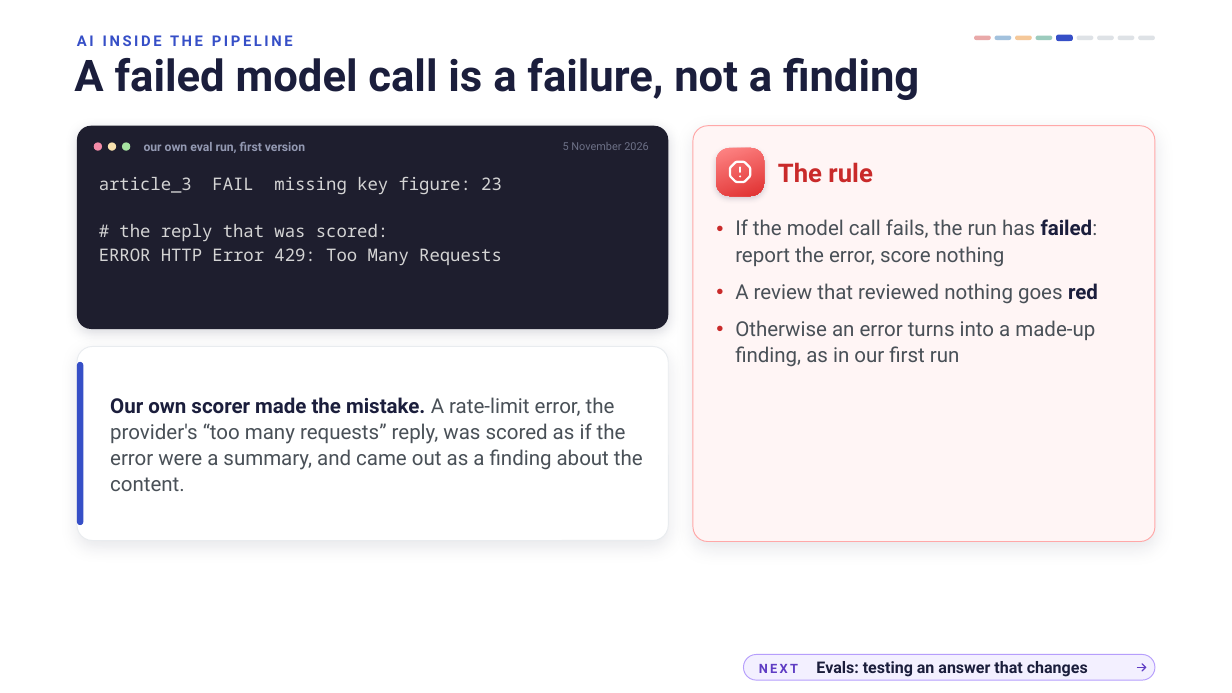
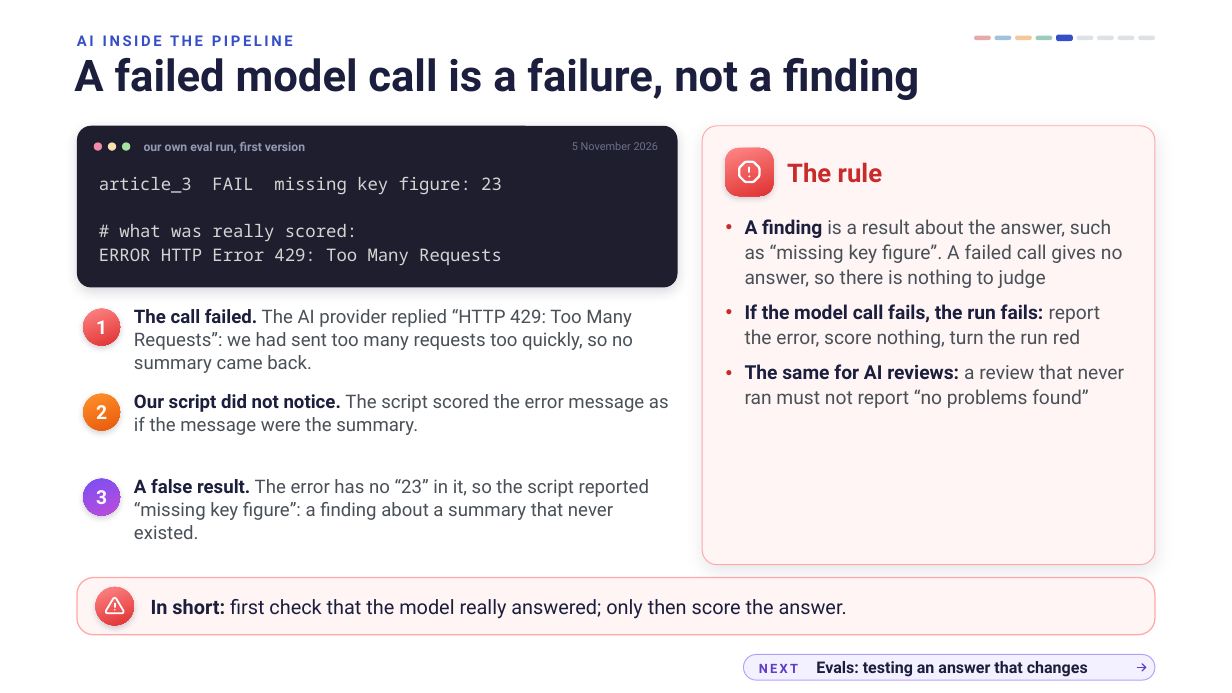
Before and after one commit to adamdurand49/Lab3, a slide deck: slide 17 of lectures-and-labs/week10/cicd-lecture.pptx (slide 16 before the commit). Drawn at 1232x693 pixels with LibreOffice and Linux fonts; fonts in the diff are those of the drawing; background and template pictures are left out. Boxes give left, top, right and bottom in pixels: in the first picture for what was removed or moved away, otherwise in the second. Text is boxed around its words. In the diff, an @@ line names an element or a change of style, - is before the commit and + after.

Commit message:
chore: update course content from the module repo

```diff
--- a/lectures-and-labs/week10/cicd-lecture.pptx
+++ b/lectures-and-labs/week10/cicd-lecture.pptx
@@ rounded rectangle: place and size @@
-rounded rectangle at (77,126,668,329)
+rounded rectangle at (77,126,677,287)
@@ rounded rectangle at (77,126,677,287): proportions changed @@
@@ text "5 November 2026": place and size @@
-text "5 November 2026" at (563,142,649,150)
+text "5 November 2026" at (572,142,659,150)
@@ rounded rectangle at (702,126,1155,565): proportions changed @@
@@ rounded rectangle: place and size @@
-rounded rectangle at (693,126,1155,542)
+rounded rectangle at (702,126,1155,565)
@@ rounded rectangle: place and size @@
-rounded rectangle at (716,148,764,196)
+rounded rectangle at (726,148,774,196)
@@ text "The rule": place and size @@
-text "The rule" at (778,162,872,183)
+text "The rule" at (787,162,882,183)
@@ freeform shape: place and size @@
-freeform shape at (726,159,753,186)
+freeform shape at (736,159,762,186)
@@ text at (119,224,357,241): text changed @@
-# the reply that was scored:
+# what was really scored:
@@ text at (745,219,1125,408): text changed; size 16 to 15 pt @@
-● If the model call fails, the run has failed: report the error, score nothing
-● A review that reviewed nothing goes red
-● Otherwise an error turns into a made-up finding, as in our first run
+● A finding is a result about the answer, such as “missing key figure”. A failed call gives no answer, so there is nothing to judge
+● If the model call fails, the run fails: report the error, score nothing, turn the run red
+● The same for AI reviews: a review that never ran must not report “no problems found”
@@ ellipse added at (83,309,120,346), fill gradient #FF8787 to #E03131, 15 pt, text #FFFFFF, bold @@
+1
@@ text added at (134,309,633,373), 14.5 pt, text #495057 @@
+The call failed. The AI provider replied “HTTP 429: Too Many Requests”: we had sent too many requests too quickly, so no summary came back.
@@ rounded rectangle removed at (77,347,668,541) @@
@@ rounded rectangle removed at (77,362,83,526) @@
@@ ellipse added at (83,394,120,431), fill gradient #FF922B to #E8590C, 15 pt, text #FFFFFF, bold @@
+2
@@ text at (134,394,669,435): text changed; size 16 to 14.5 pt @@
-Our own scorer made the mistake. A rate-limit error, the provider's “too many requests” reply, was scored as if the error were a summary, and came out as a finding about the content.
+Our script did not notice. The script scored the error message as if the message were the summary.
@@ text "Our script did not notice. ..." at (134,394,669,435): vertical alignment middle to top @@
@@ ellipse added at (83,479,120,516), fill gradient #7950F2 to #BE4BDB, 15 pt, text #FFFFFF, bold @@
+3
@@ text added at (134,479,649,539), 14.5 pt, text #495057 @@
+A false result. The error has no “23” in it, so the script reported “missing key figure”: a finding about a summary that never existed.
@@ rounded rectangle added at (77,578,1155,635), fill #FFF5F5, outline #FFA8A8 1 pt @@
@@ ellipse added at (95,587,134,626), fill gradient #FF8787 to #E03131 @@
@@ freeform shape added at (104,595,125,616), outline #FFFFFF 1.4 pt @@
@@ text added at (151,599,847,619), 15.5 pt, text #1B1E3C @@
+In short: first check that the model really answered; only then score the answer.
```
Also in this commit, not shown: 8 other slides changed, 7 slides added, 3 slides removed, 6 other files.
